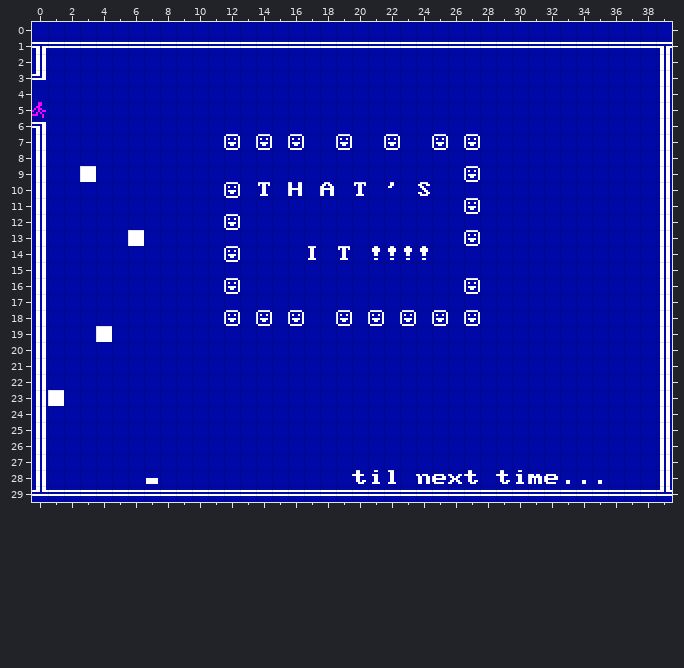
One commit to this Tiled map (JSON): assets/map/kvn-long-map/room-end.tmj. The picture above was drawn from the file before the commit.
Cells are 8x8 px. Shown: x 0..39, y 0..29.
The result:
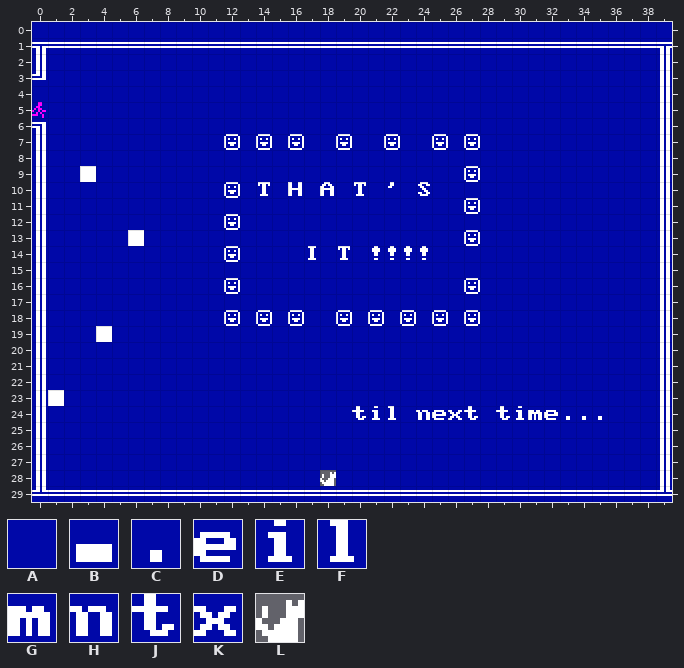
Key: from "bg": A 0, B 22, C 46, D 101, E 105, F 108, G 109, H 110, J 116, K 120, L 257.
_ is an empty cell.
The edit:
Layer "Tile Layer 1":
Tile A replaces tile B in row 28 at x 7.
Tile A replaces tile C in row 28 at x 33 to 35.
Tile A replaces tile D in row 28 at x 25 and 32.
Tile A replaces tile E in row 28 at x 21 and 30.
Tile A replaces tile F in row 28 at x 22.
Tile A replaces tile G in row 28 at x 31.
Tile A replaces tile H in row 28 at x 24.
Tile A replaces tile J in row 28 at x 20, 27 and 29.
Tile A replaces tile K in row 28 at x 26.
Tile C replaces tile A in row 24 at x 33 to 35.
Tile D replaces tile A in row 24 at x 25 and 32.
Tile E replaces tile A in row 24 at x 21 and 30.
Tile F replaces tile A in row 24 at x 22.
Tile G replaces tile A in row 24 at x 31.
Tile H replaces tile A in row 24 at x 24.
Tile J replaces tile A in row 24 at x 20, 27 and 29.
Tile K replaces tile A in row 24 at x 26.
Tile L replaces tile A in row 28 at x 18.
